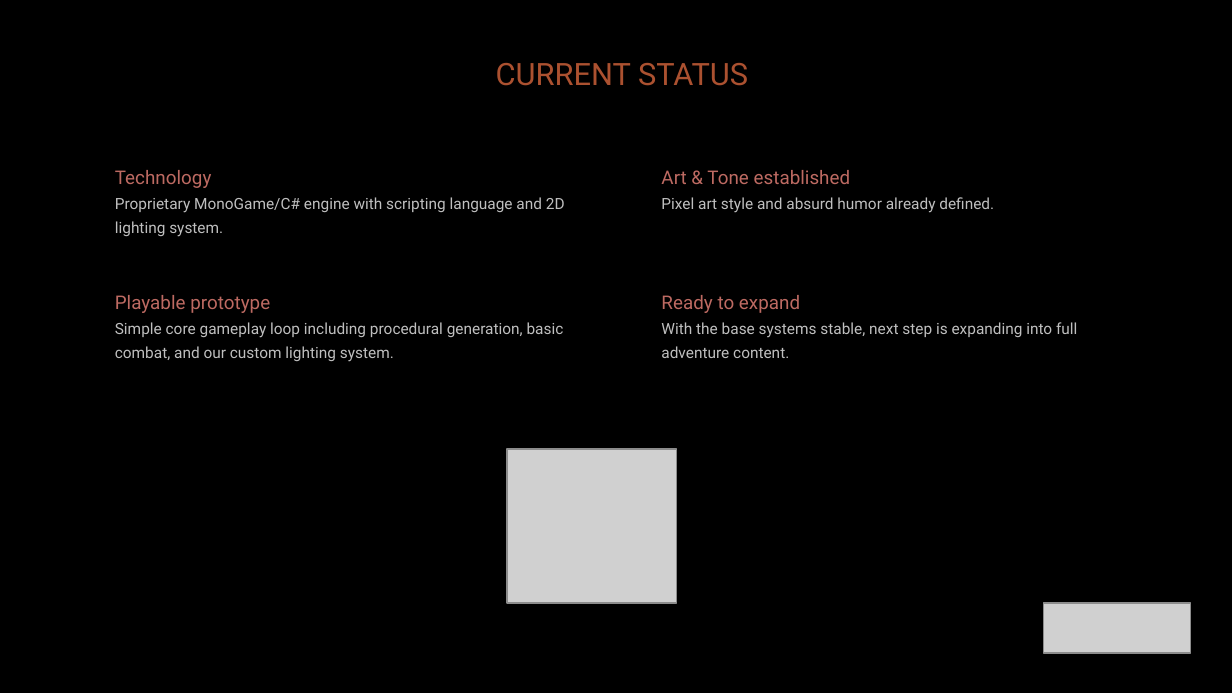
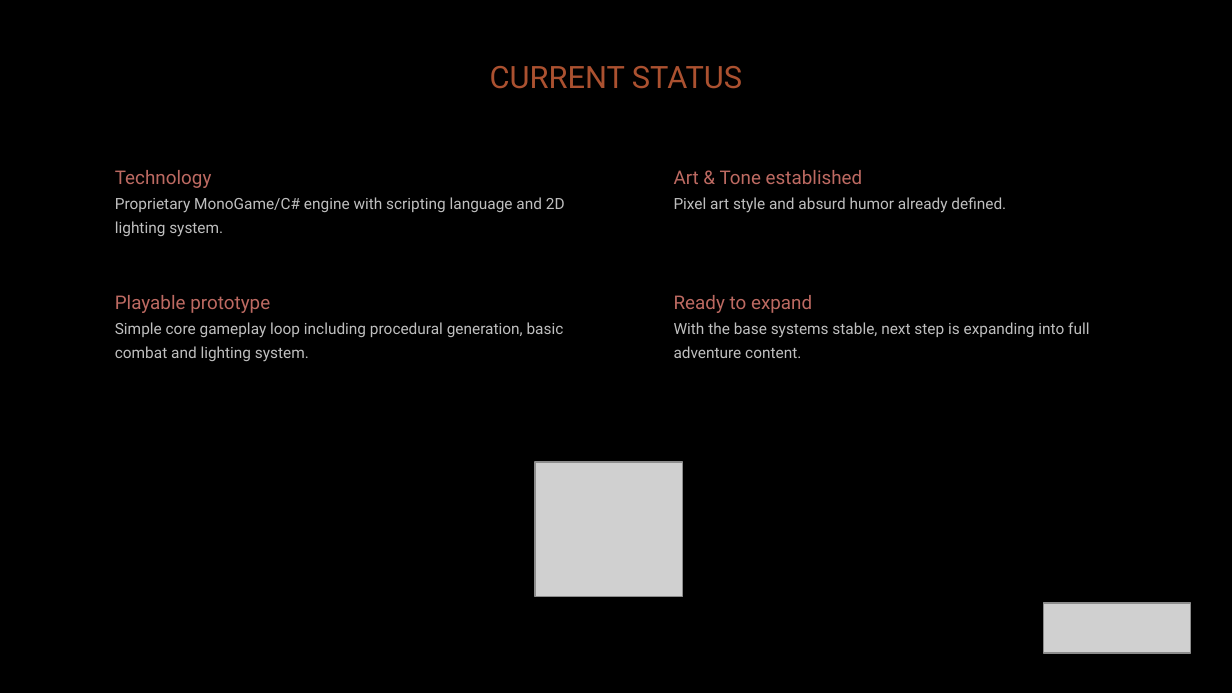
Before and after one commit to diegohcanepa/Remizione, a slide deck: slide 11 of Pitch Deck.pptx. Drawn at 1232x693 pixels with LibreOffice and Linux fonts; fonts in the diff are those of the drawing; grey boxes stand for pictures; background and template pictures are left out. Boxes give left, top, right and bottom in pixels: in the first picture for what was removed or moved away, otherwise in the second. Text is boxed around its words. In the diff, an @@ line names an element or a change of style, - is before the commit and + after.

```diff
--- a/Pitch Deck.pptx
+++ b/Pitch Deck.pptx
@@ text "CURRENT STATUS": place and size @@
-text "CURRENT STATUS" at box(496, 63, 748, 86)
+text "CURRENT STATUS" at box(490, 66, 742, 89)
@@ text "Art & Tone established": place and size @@
-text "Art & Tone established" at box(661, 170, 994, 213)
+text "Art & Tone established" at box(674, 170, 1006, 213)
@@ text "Ready to expand": place and size @@
-text "Ready to expand" at box(661, 295, 1077, 358)
+text "Ready to expand" at box(674, 295, 1089, 358)
@@ text at box(115, 322, 564, 362): text changed @@
-Simple core gameplay loop including procedural generation, basic combat, and our custom lighting system.
+Simple core gameplay loop including procedural generation, basic combat and lighting system.
@@ picture: place and size @@
-picture at box(508, 448, 678, 602)
+picture at box(535, 462, 683, 596)
```
Also in this commit, not shown: 5 other slides changed.
